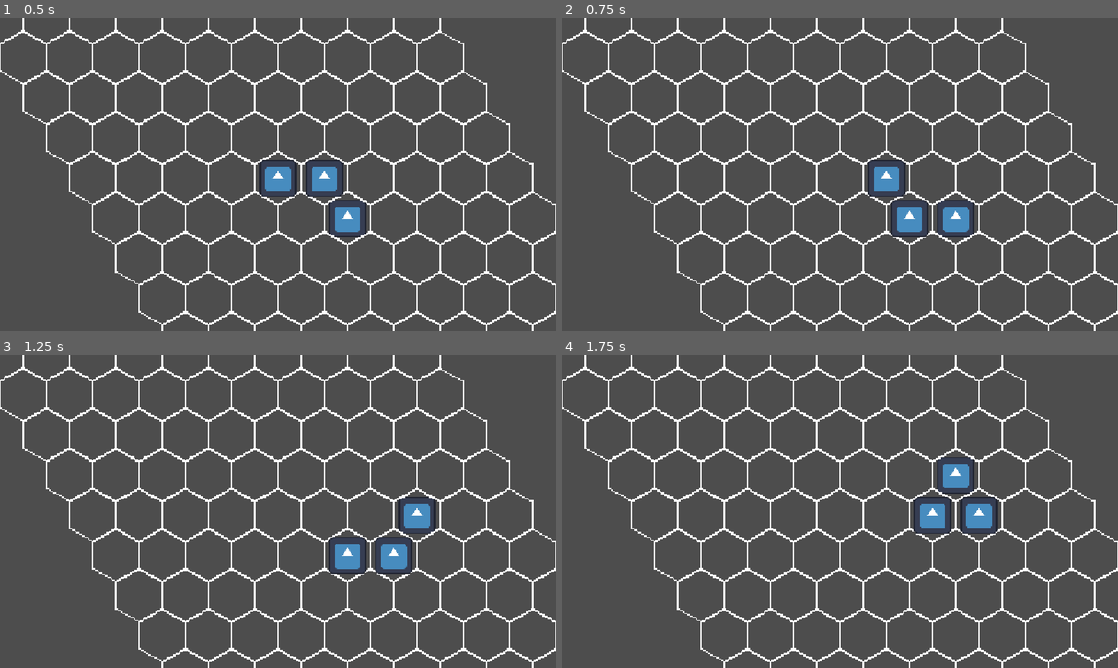
Above: before the commit, frames 1-4 (two rows, left to right).
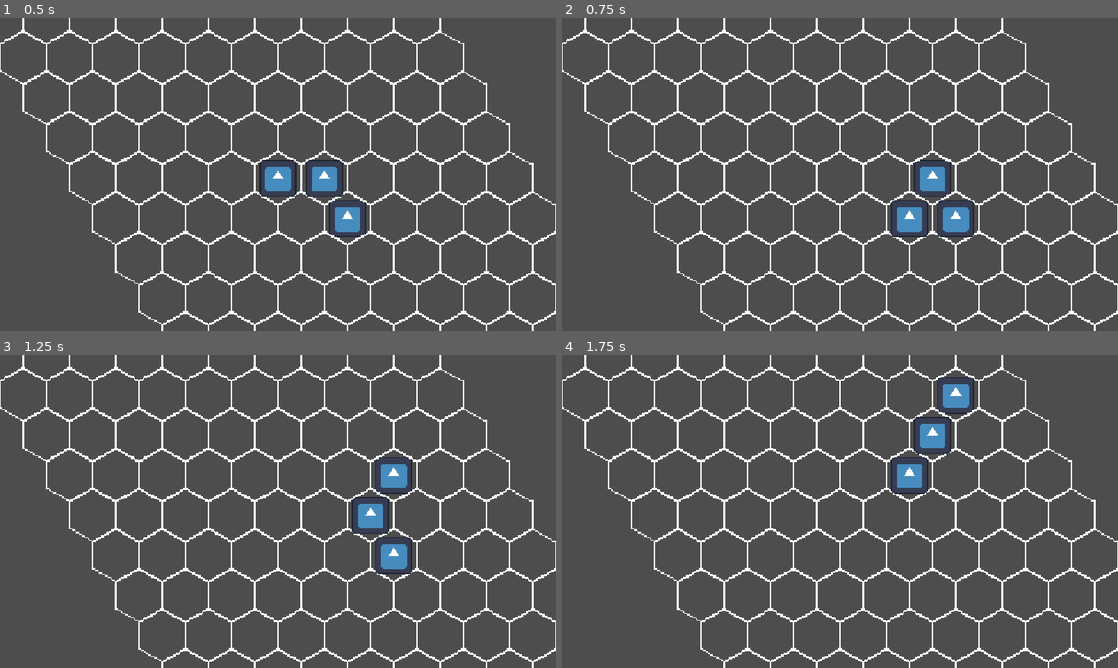
Above: after the commit, the same moments.

Repository: pavenpaven/retro-jam-2026
Game: Godot game, scene res://Scenes/game.tscn
Same seed, same stepped clock (60 frames per second), same inputs: the game is played once before the commit and once after it. The engine's default icon, where the game draws it, is replaced by a stand-in: a white triangle on a blue panel in a dark square.
Inputs:
- Up to frame 1 (0.5 s): no input
- Up to frame 2 (0.75 s): tap Enter at 0.5 s; hold D from 0.53 s (still down); tap U at 0.6 s
- Up to frame 3 (1.25 s): keep holding D; tap E at 0.8 s
- Up to frame 4 (1.75 s): tap Space at 1.25 s; release D at 1.28 s; hold A from 1.28 s (still down); tap E at 1.35 s; tap I at 1.55 s

Frame 1 is identical in both runs. In frame 2, 0.9% of the frame differs, in the area x 55-75%, y 45-70%; in frame 3, 1.8%; in frame 4, 2.7%, in the area x 59-79%, y 7-58%.

Commit message:
alternative keybinds

Diff:
--- a/src/head.gd
+++ b/src/head.gd
@@ -19,17 +19,17 @@
 func _input(event):
 	if event is InputEventKey and event.pressed:
 		var vec = Vector2(0, 0)
-		if event.keycode == KEY_W:
+		if event.keycode in [KEY_W, KEY_U]:
 			vec = Vector2(0, -1)
-		if event.keycode == KEY_E:
+		if event.keycode in [KEY_E, KEY_I]:
 			vec = Vector2(1, -1)
-		if event.keycode == KEY_D:
+		if event.keycode in [KEY_D, KEY_L]:
 			vec = Vector2(1, 0)
-		if event.keycode == KEY_X:
+		if event.keycode in [KEY_X, KEY_M]:
 			vec = Vector2(0, 1)
-		if event.keycode == KEY_Z:
+		if event.keycode in [KEY_Z, KEY_N]:
 			vec = Vector2(-1, 1)
-		if event.keycode == KEY_A:
+		if event.keycode in [KEY_A, KEY_H]:
 			vec = Vector2(-1, 0)
 		var new_pos = map_cords + vec
 		if not new_pos in tail and not vec == Vector2(0,0):
